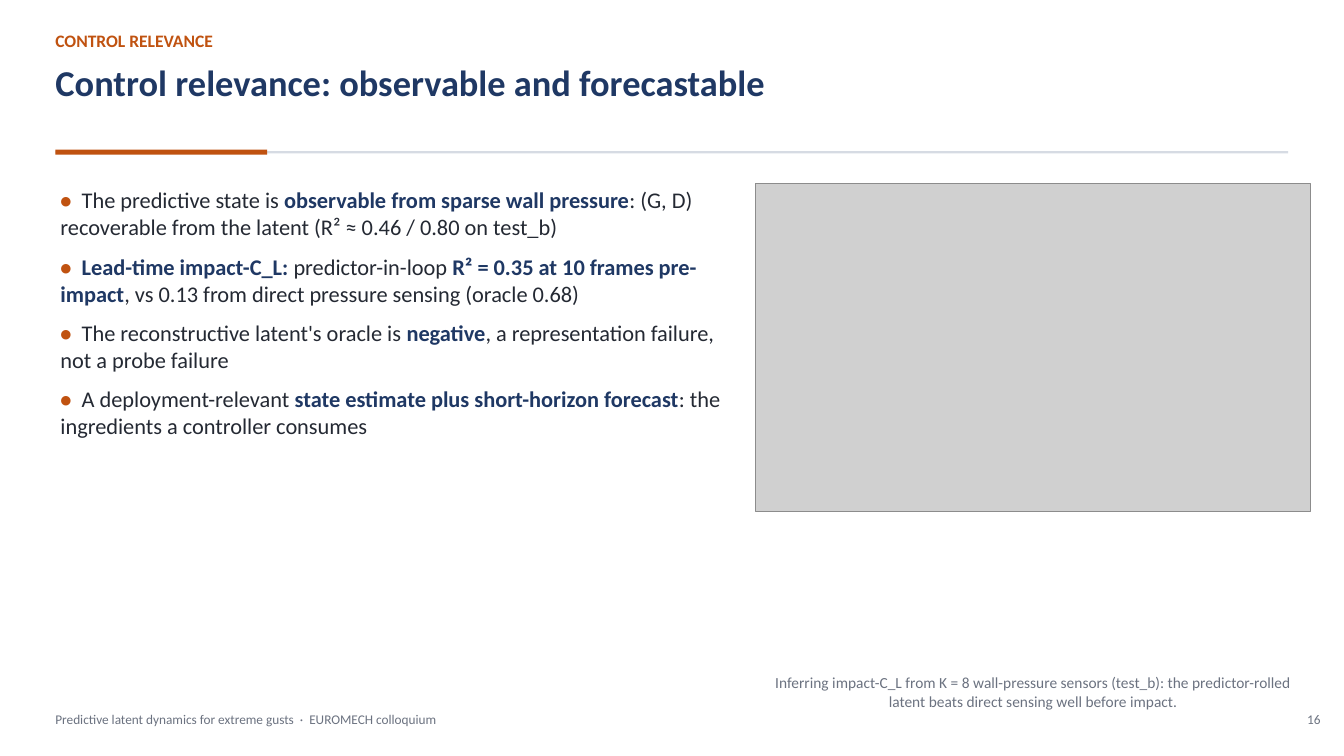
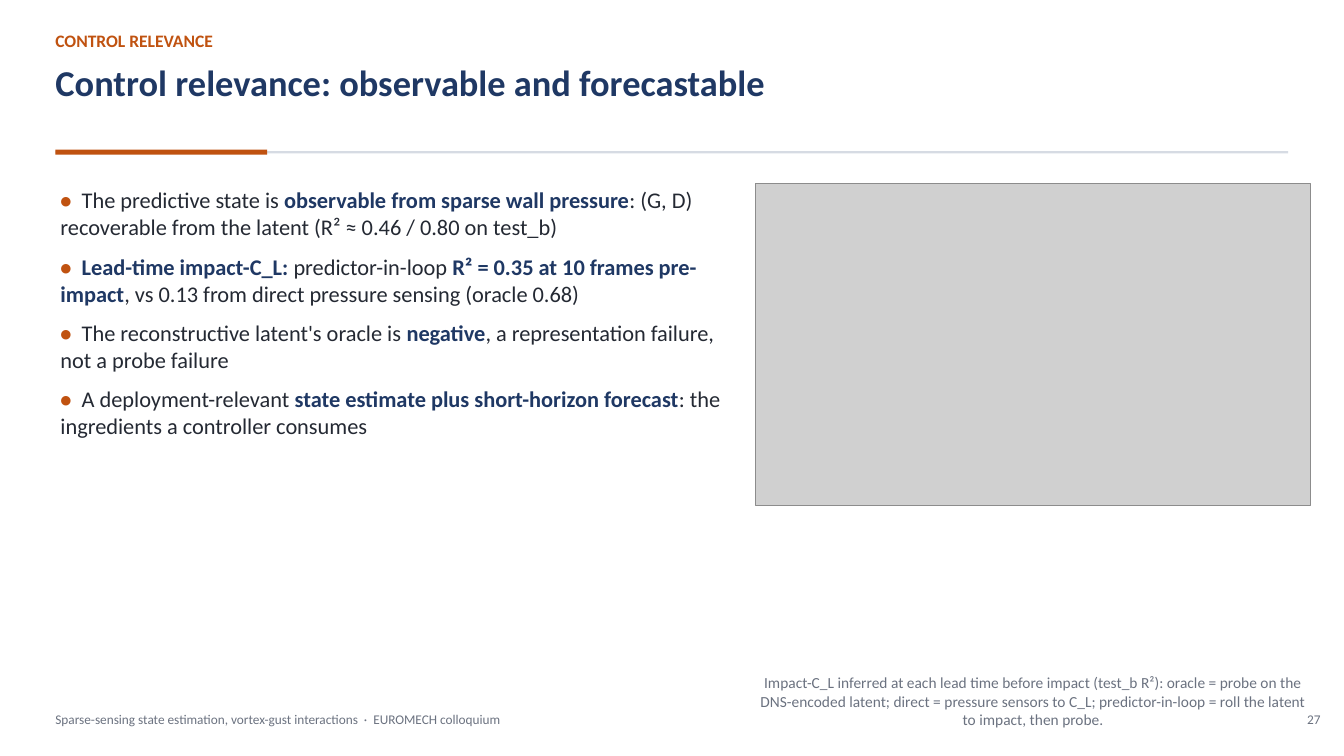
Before and after one commit to sanmi90/GUST-JEPA, a slide deck: slide 27 of paper/talk/euromech_gust_jepa.pptx (slide 16 before the commit). Drawn at 1344x756 pixels with LibreOffice and Linux fonts; fonts in the diff are those of the drawing; grey boxes stand for pictures. Boxes give left, top, right and bottom in pixels: in the first picture for what was removed or moved away, otherwise in the second. Text is boxed around its words. In the diff, an @@ line names an element or a change of style, - is before the commit and + after.

```diff
--- a/paper/talk/euromech_gust_jepa.pptx
+++ b/paper/talk/euromech_gust_jepa.pptx
@@ picture: place and size @@
-picture at [756,184,1311,512]
+picture at [756,184,1311,506]
@@ text at [760,676,1305,725]: text changed @@
-Inferring impact-C_L from K = 8 wall-pressure sensors (test_b): the predictor-rolled latent beats direct sensing well before impact.
+Impact-C_L inferred at each lead time before impact (test_b R²): oracle = probe on the DNS-encoded latent; direct = pressure sensors to C_L; predictor-in-loop = roll the latent to impact, then probe.
@@ text at [55,715,500,726]: text changed @@
-Predictive latent dynamics for extreme gusts · EUROMECH colloquium
+Sparse-sensing state estimation, vortex-gust interactions · EUROMECH colloquium
@@ text at [1307,715,1320,724]: text changed @@
-16
+27
```
Also in this commit, not shown: 27 other slides changed, 11 slides added, 1 slide removed, 25 other files.
